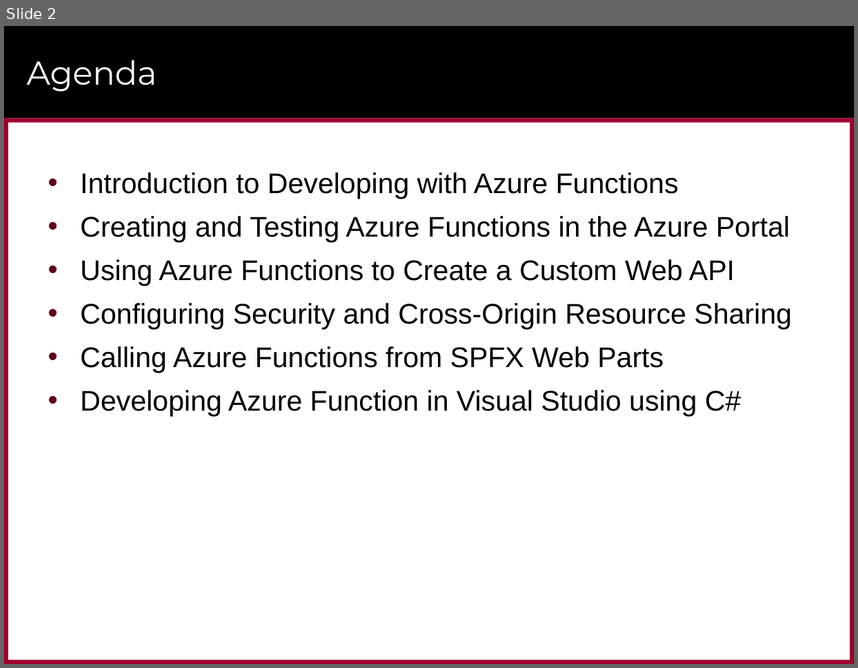
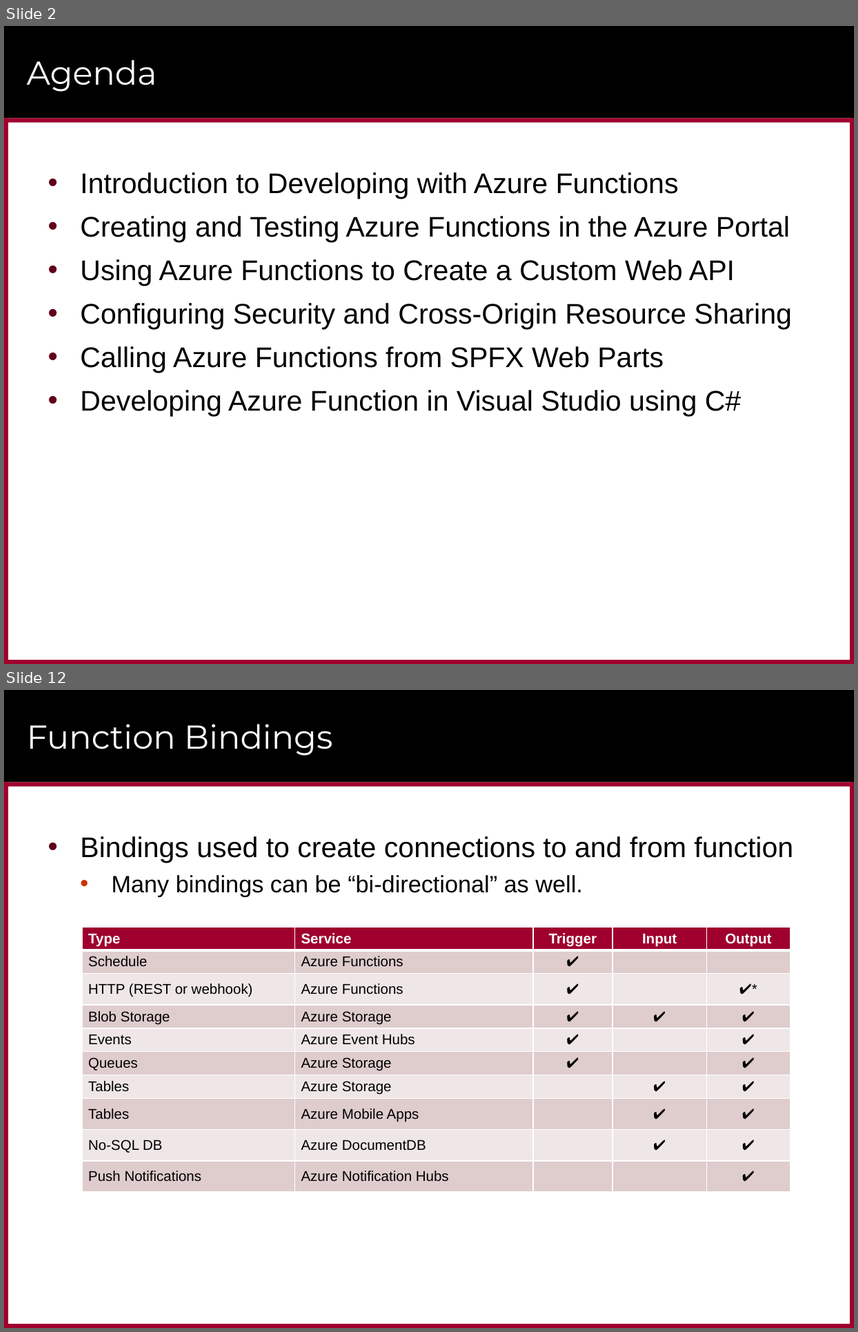
Before and after one commit to CriticalPathTraining/MSD365_Courseware, a slide deck: 11 AzureFunctions.pptx. Shown one above the other, each under a label of ours: slide 2 before the commit, slides 2 and 12 after it; the slides between them are not shown. The pictures are 858x668 and 858x1332 pixels, drawn with LibreOffice and Linux fonts; fonts in the diff are those of the drawing; background and template pictures are left out. Boxes give left, top, right and bottom in pixels: in the first picture for what was removed or moved away, otherwise in the second. Text is boxed around its words. In the diff, an @@ line names an element or a change of style, - is before the commit and + after.

```diff
--- a/11 AzureFunctions.pptx
+++ b/11 AzureFunctions.pptx
@@ slide 12 added at (4, 690, 854, 1328), background #FFFFFF; not listed: 6 template elements that a slide beside it also shows @@
@@ title added at (27, 724, 332, 756), 28 pt, text #FFFFFF @@
+Function Bindings
@@ text added at (80, 836, 793, 896), 24 pt, text #000000 @@
+• Bindings used to create connections to and from function
+  • Many bindings can be “bi-directional” as well.
@@ table added at (82, 926, 789, 1192), 10 rows, 5 columns @@
+Type | Service | Trigger | Input | Output
+Schedule | Azure Functions | ✔ |  | 
+HTTP (REST or webhook) | Azure Functions | ✔ |  | ✔*
+Blob Storage | Azure Storage | ✔ | ✔ | ✔
+Events | Azure Event Hubs | ✔ |  | ✔
+Queues | Azure Storage | ✔ |  | ✔
+Tables | Azure Storage |  | ✔ | ✔
+Tables | Azure Mobile Apps |  | ✔ | ✔
+No-SQL DB | Azure DocumentDB |  | ✔ | ✔
+Push Notifications | Azure Notification Hubs |  |  | ✔
```
Also in this commit, not shown: 12 other slides added, 10 other files.
